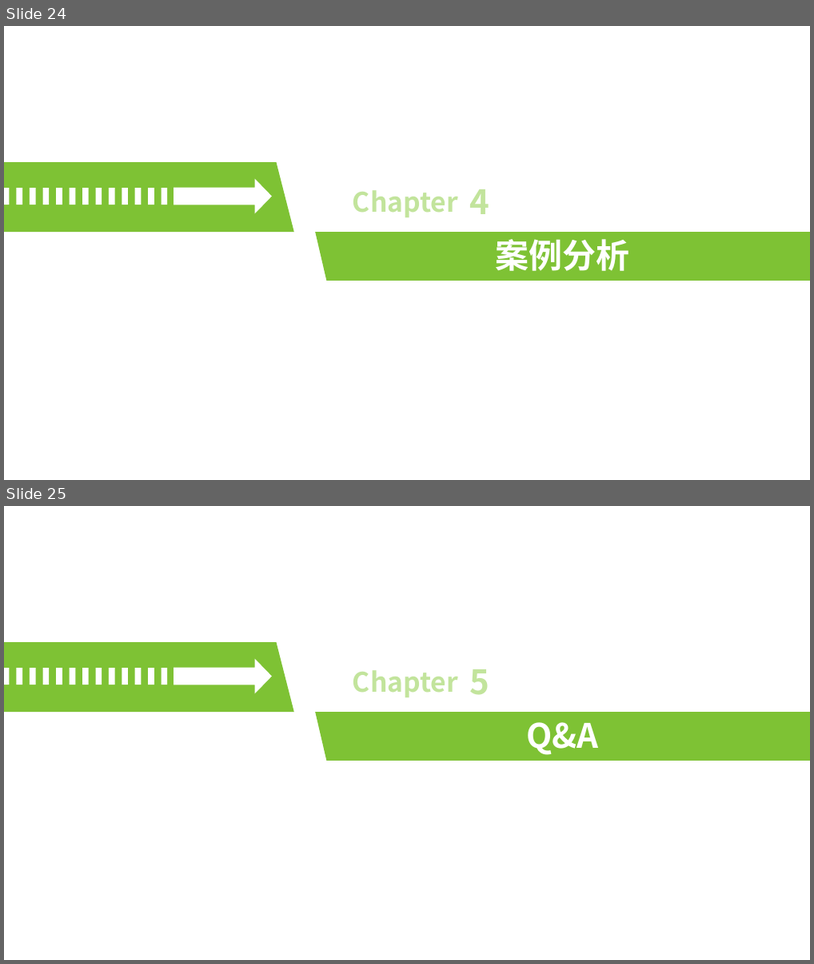
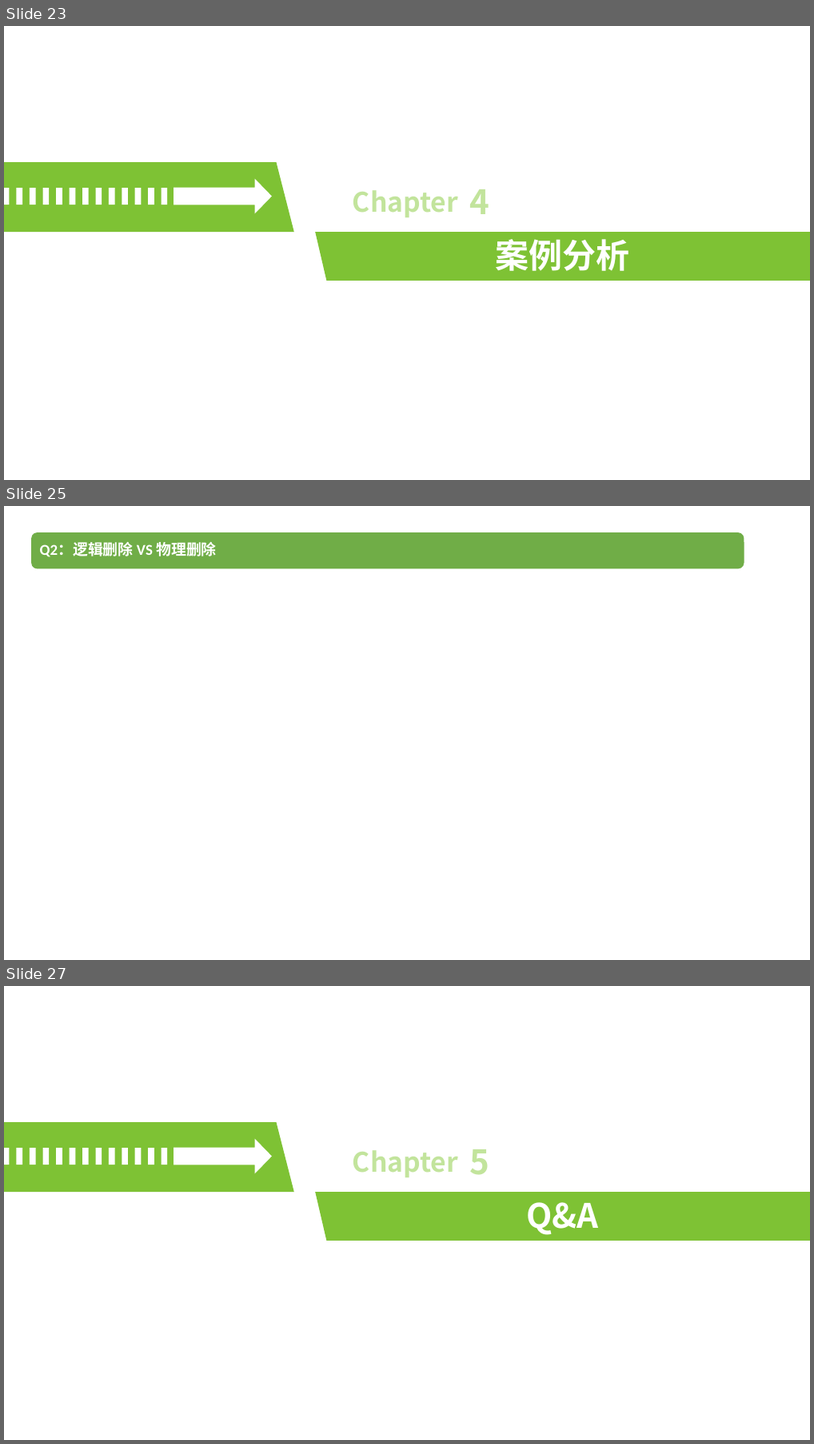
Before and after one commit to robertchengzy/kata, a slide deck: mysql-index.pptx. Shown one above the other, each under a label of ours: slides 24 and 25 before the commit, slides 23, 25 and 27 after it; the slides between them are not shown. The pictures are 814x964 and 814x1444 pixels, drawn with LibreOffice and Linux fonts; fonts in the diff are those of the drawing. Boxes give left, top, right and bottom in pixels: in the first picture for what was removed or moved away, otherwise in the second. Text is boxed around its words. In the diff, an @@ line names an element or a change of style, - is before the commit and + after.

```diff
--- a/mysql-index.pptx
+++ b/mysql-index.pptx
@@ slide 25 added at [4, 506, 810, 960], background #FFFFFF @@
@@ rounded rectangle added at [31, 532, 745, 569], fill #70AD47 @@
@@ text added at [40, 542, 217, 557], 18 pt, text #FFFFFF, bold @@
+Q2：逻辑删除 VS 物理删除
@@ what was slide 24 is now slide 23 @@
@@ what was slide 25 is now slide 27 @@
```
Also in this commit, not shown: 5 slides changed, 2 other slides added, 1 slide removed, 1 other file.
